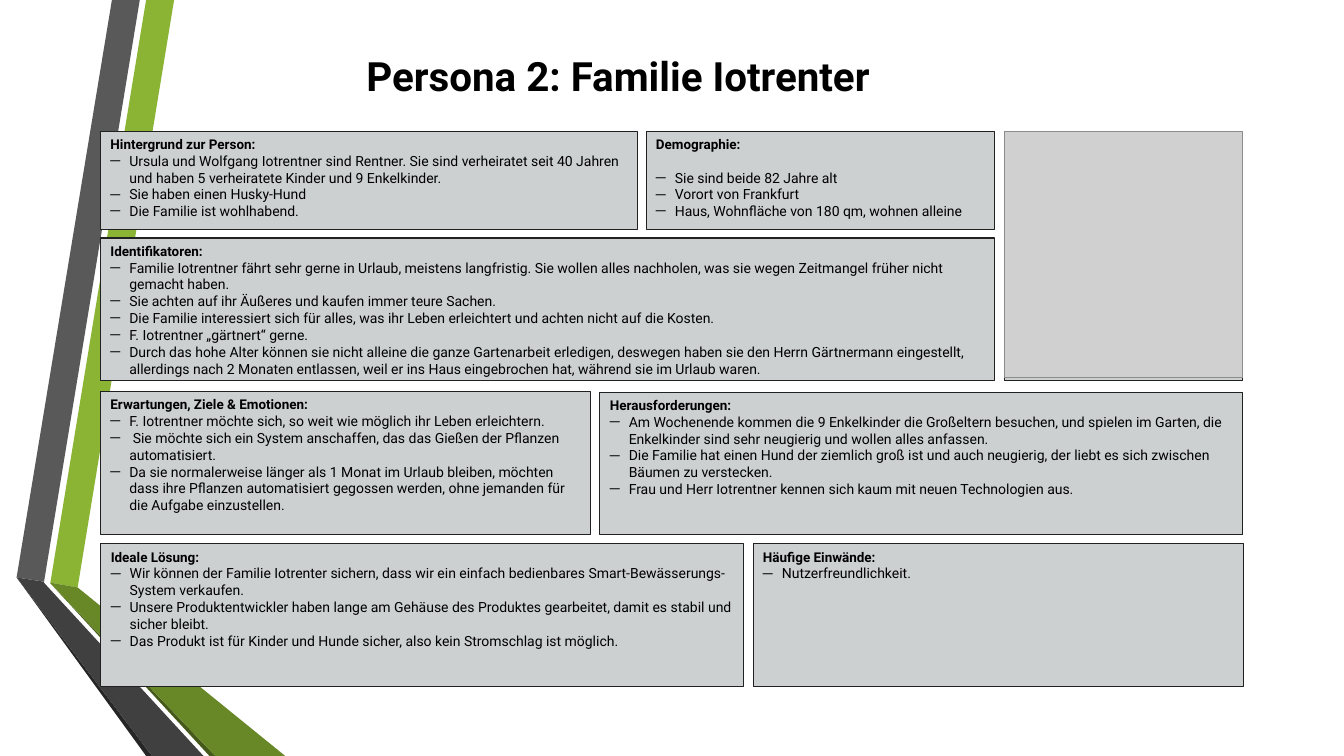
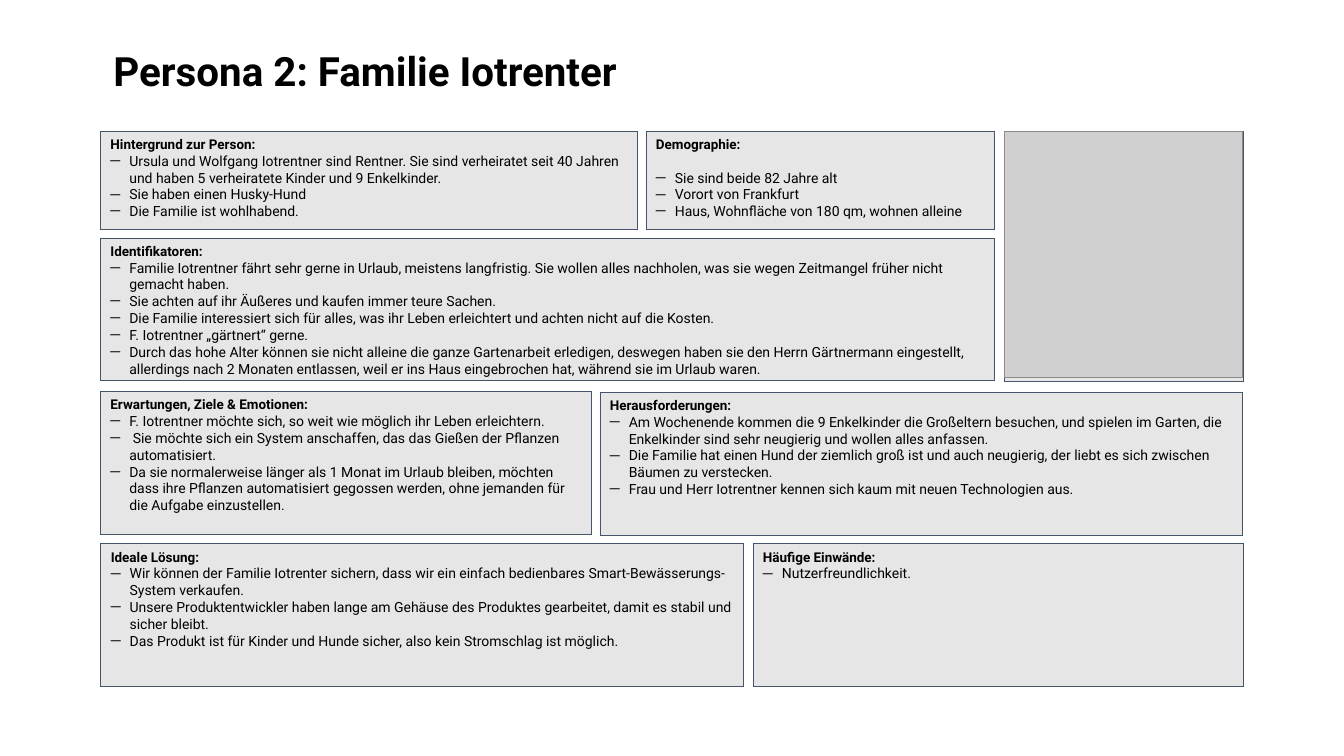
Before and after one commit to jonaswolf/IoTPflanze, a slide deck: slide 4 of 60_RequirementsEngineering/Personas.pptx. Drawn at 1344x756 pixels with LibreOffice and Linux fonts; fonts in the diff are those of the drawing; grey boxes stand for pictures; background and template pictures are left out. Boxes give left, top, right and bottom in pixels: in the first picture for what was removed or moved away, otherwise in the second. Text is boxed around its words. In the diff, an @@ line names an element or a change of style, - is before the commit and + after.

```diff
--- a/60_RequirementsEngineering/Personas.pptx
+++ b/60_RequirementsEngineering/Personas.pptx
@@ title "Persona 2: Familie Iotrenter" at bbox=[113, 55, 617, 87]: alignment centre to left; line spacing 1 to 0.9 @@
@@ fill #CDD0D1 to #E7E6E6; outline #212121 0.75 pt to #44546A 0.5 pt in 8 elements at bbox=[101, 131, 637, 230], bbox=[646, 131, 994, 230], bbox=[101, 238, 994, 381], bbox=[101, 391, 592, 534], bbox=[600, 392, 1243, 535], bbox=[101, 544, 744, 688], bbox=[753, 544, 1244, 688], bbox=[1005, 131, 1243, 381] @@
@@ text in rectangle at bbox=[1005, 131, 1243, 381]: text removed @@
-Foto:
@@ group removed at bbox=[16, 0, 285, 756]: 6 freeform shapes @@
```
Also in this commit, not shown: 4 other slides changed, 27 other files.
